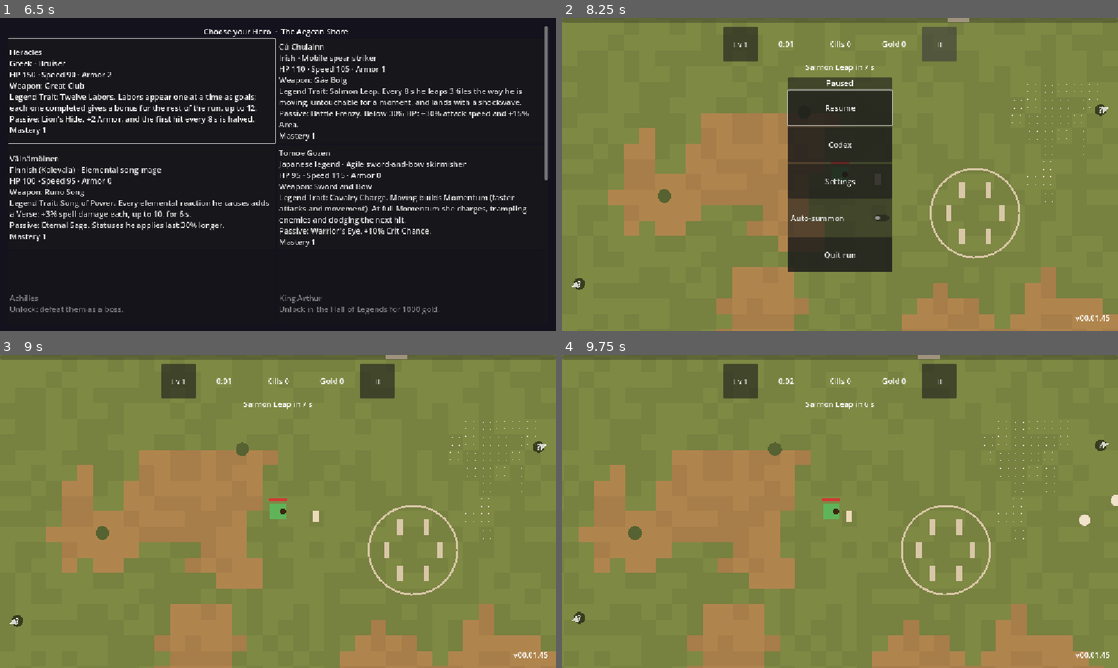
Above: before the commit, frames 1-4 (two rows, left to right).
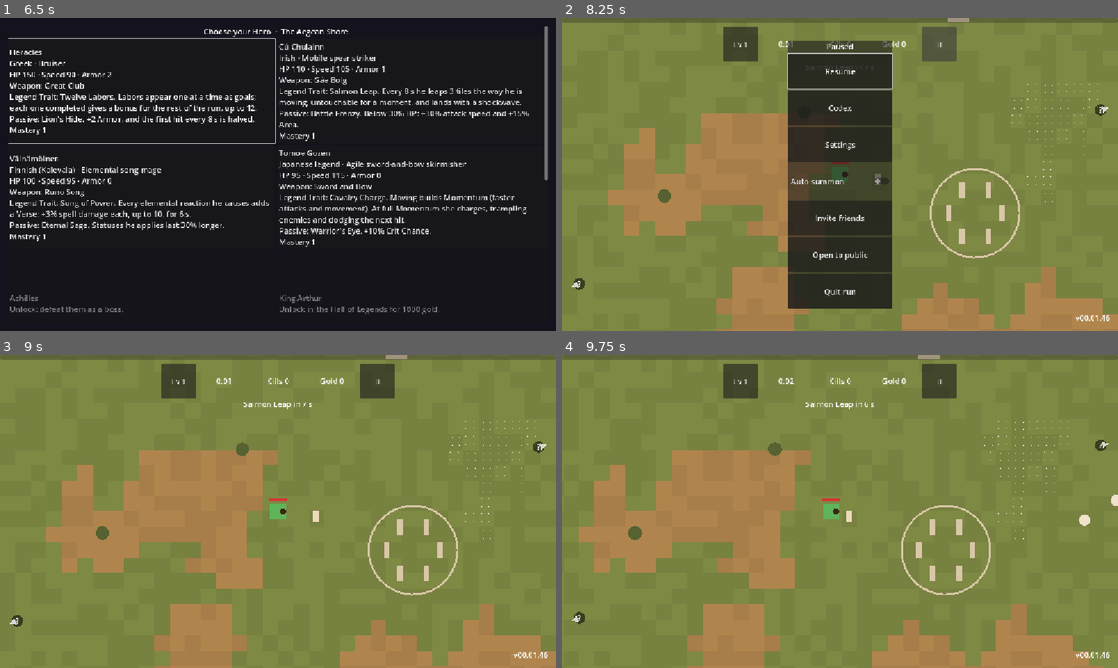
Above: after the commit, the same moments.

Repository: Zephino/Mythriven
Game: Godot game, scene res://scenes/main.tscn
Two runs of this game, one before a commit and one after it. Both use one fixed random seed, a clock stepped at 60 frames per second and the inputs below.
Inputs (mouse positions are in pixels of both pictures, inside the frame that each line leads up to):
- Up to frame 1 (6.5 s): click "Play" at 0.5 s; click "Back" at 1.25 s; click "Play" at 2 s; click "Co-op" at 2.75 s; click "Public Games" at 3.5 s; click "Hall of Legends" at 4.25 s; click "Leaderboard" at 5 s; click "Suggest a Feature" at 5.75 s
- Up to frame 2 (8.25 s): click "The Aegean Shore Best none ye…" at 6.5 s; click "Lv 1" at 7.25 s; click "II" at 8 s
- Up to frame 3 (9 s): click "Resume" at 8.75 s
- Up to frame 4 (9.75 s): tap Enter at 9.5 s; move the mouse to (962, 495) at 9.52 s; hold D (move_right) from 9.53 s (still down); hold Tab (level_badge) from 9.53 s (still down); click (962, 495) at 9.67 s

Frame 1 is identical in both runs. In frame 2, 9.4% of the frame differs, in the area x 40-99%, y 7-97%; in frame 3, less than 0.1%; in frame 4, less than 0.1%.

Commit message:
v00.01.46 Review: Invite friends or open to public during a solo run
Co-Authored-By: Claude Opus 5.5 <noreply@anthropic.com>
Claude-Session: https://claude.ai/code/session_015nF5Mw8v9R2Etpth2EQKF7

Diff:
--- a/localization/text.csv
+++ b/localization/text.csv
@@ -1168,3 +1168,10 @@
 UI_UPDATE_APP,Update app
 UI_UPDATE_IN_RUN,Finish or leave the run to update.
 UI_UPDATING,Getting the newest version…
+UI_INVITE_FRIENDS,Invite friends
+UI_OPEN_TO_PUBLIC,Open to public
+UI_GOING_ONLINE,Opening your game…
+UI_ONLINE_FRIENDS,"Friends can join with this code, even now."
+UI_ONLINE_PUBLIC,"On the Public Games list: anyone can join, even now."
+UI_MAKE_PUBLIC,Make public
+UI_MAKE_PRIVATE,Make friends-only (code)
--- a/project.godot
+++ b/project.godot
@@ -11,7 +11,7 @@
 [application]
 
 config/name="Mythriven"
-config/version="00.01.45"
+config/version="00.01.46"
 run/main_scene="res://scenes/main.tscn"
 config/features=PackedStringArray("4.7", "GL Compatibility")
 
--- a/scripts/core/main.gd
+++ b/scripts/core/main.gd
@@ -143,13 +143,14 @@
 
 ## The local player (and, in co-op, everyone in the lobby with their Heroes,
 ## side by side; ids match the lobby's). Each starts with their signature weapon.
+## A solo player has the host's id, so the run can go online later (Invite friends).
 func _spawn_players(world: WorldRoot, input: PlayerInput) -> Player:
 	var local: Player = null
 	var spread: float = Data.cfg_float("coop.spawn_spread_px")
-	var ids: PackedInt32Array = Net.player_ids() if Net.in_run() else PackedInt32Array([-1])
+	var ids: PackedInt32Array = Net.player_ids() if Net.in_run() else PackedInt32Array([LobbyService.HOST_ID])
 	for i: int in ids.size():
 		var id: int = ids[i]
-		var mine: bool = id == -1 or id == Net.my_id
+		var mine: bool = not Net.in_run() or id == Net.my_id
 		var hero_id: String = GameAuthority.selected_hero_id if mine else str(Net.roster[id].get("hero", ""))
 		var at := Vector2((i - (ids.size() - 1) * 0.5) * spread, 0.0)
 		var player: Player = GameAuthority.spawn_player(world, at, input if mine else null, mine, hero_id, id)
--- a/scripts/core/run_systems.gd
+++ b/scripts/core/run_systems.gd
@@ -192,6 +192,9 @@
 	add_child(director)
 	if Net.in_run():
 		_build_coop(world, enemies, spawner, level_up)
+	else:
+		# Invite friends (pause menu): the solo run can go online later.
+		Net.went_online.connect(func() -> void: _build_coop(world, enemies, spawner, level_up), CONNECT_ONE_SHOT)
 	if OS.is_debug_build():
 		for path: String in ["res://scripts/core/debug_actions_world.gd", "res://scripts/core/debug_actions_gods.gd",
 				"res://scripts/core/debug_actions_bosses.gd", "res://scripts/core/debug_actions_discoveries.gd"]:
@@ -204,6 +207,8 @@
 ## player's device, CoopClient shows it and the systems that decide things
 ## (spawning, the director) are switched off.
 func _build_coop(world: WorldRoot, enemies: EnemyManager, spawner: EnemySpawner, level_up: LevelUpScreen) -> void:
+	if coop_host != null or coop_client != null or not is_inside_tree():
+		return
 	add_child(CoopRevives.new())
 	add_child(CoopTether.new())
 	coop_turns = CoopTurns.new()
--- a/scripts/net/cloudflare_lobby.gd
+++ b/scripts/net/cloudflare_lobby.gd
@@ -46,6 +46,11 @@
 func set_info(level_id: String, version: String) -> void:
 	if is_open():
 		_socket.send_text(JSON.stringify({"t": "info", "level": level_id, "version": version}))
+
+
+func set_public(on: bool) -> void:
+	if is_open():
+		_socket.send_text(JSON.stringify({"t": "public", "on": on}))
 
 
 func kick(id: int) -> void:
--- a/scripts/net/lobby_service.gd
+++ b/scripts/net/lobby_service.gd
@@ -51,6 +51,11 @@
 	pass
 
 
+## Host only: put the game on the public list, or take it off (friends with the code can still join).
+func set_public(_on: bool) -> void:
+	pass
+
+
 ## Host only: removes a player from the lobby.
 func kick(_id: int) -> void:
 	pass
--- a/scripts/net/local_lobby.gd
+++ b/scripts/net/local_lobby.gd
@@ -66,6 +66,13 @@
 	_locked = false
 
 
+func set_public(on: bool) -> void:
+	if on and not _public.has(code):
+		_public[code] = {}
+	elif not on:
+		_public.erase(code)
+
+
 func set_info(level_id: String, version: String) -> void:
 	if _public.has(code):
 		_public[code] = {"level": level_id, "version": version}
--- a/scripts/net/net_lobby.gd
+++ b/scripts/net/net_lobby.gd
@@ -5,6 +5,42 @@
 ## the start. A player may arrive while a run is in progress (public and
 ## friend games alike): the host sends them LATE_START and CoopLateJoin adds
 ## their Hero to the run (GAME_DESIGN.md: Online co-op / Joining in progress).
+## A solo run can also go online from the pause menu (Invite friends), and the
+## host can put the game on the public list or take it off at any time.
+
+
+## Invite friends mid-run (owner request 10/31/2026): this solo run becomes a
+## co-op game hosted here. Friends join with the code (or from the public list
+## when `is_public`) straight into the run, the same as joining in progress.
+## Returns true when the lobby is opening (now_online follows).
+static func go_online(net: Node, is_public: bool) -> bool:
+	var run: RunState = GameAuthority.run
+	if net.active() or run == null or run.ended:
+		return false
+	net.host_game(GameAuthority.selected_hero_id, is_public)
+	net.level_id = str(run.level_data.get("id", net.level_id))
+	net.swift = Meta.swift
+	net.omens = OmenRules.active()
+	net.run_seed = run.seed_value
+	return true
+
+
+## The lobby for a solo run is open: the run is now this host's co-op run.
+static func now_online(net: Node) -> void:
+	net.state = net.State.IN_RUN
+	net.roster[net.my_id]["here"] = false
+	net.lobby.lock()
+	net.went_online.emit()
+
+
+## Host: list the game publicly, or make it friends-only (code) again.
+static func set_public(net: Node, on: bool) -> void:
+	if not net.is_host():
+		return
+	net.public_game = on
+	net.lobby.set_public(on)
+	net.tell_public_list()
+	net.changed.emit()
 
 
 static func host_message(net: Node, from: int, msg: Array) -> void:
--- a/scripts/net/net_session.gd
+++ b/scripts/net/net_session.gd
@@ -14,6 +14,8 @@
 signal run_starting
 ## Host: a player joined the run in progress (CoopHost adds their Hero).
 signal late_joined(id: int)
+## A solo run went online (Invite friends in the pause menu): RunSystems adds co-op to it.
+signal went_online
 
 enum State { OFF, CONNECTING, LOBBY, IN_RUN }
 
@@ -98,6 +100,16 @@
 	lobby.join(join_code)
 
 
+## Invite friends mid-run: this solo run becomes a co-op game hosted here (NetLobby).
+func host_running_game(is_public: bool) -> void:
+	_from_run = NetLobby.go_online(self, is_public)
+
+
+## Host: list the game publicly, or make it friends-only (code) again.
+func set_public(on: bool) -> void:
+	NetLobby.set_public(self, on)
+
+
 ## Leaves the lobby or the run (the host leaving ends it for everyone).
 ## `reason`: a translation key shown on the Co-op screen ("" when the player chose to leave).
 func leave(reason: String = "") -> void:
@@ -167,6 +179,8 @@
 
 
 var _pending_hero: String = ""
+## True while a solo run is going online (host_running_game).
+var _from_run: bool = false
 
 
 func _open() -> void:
@@ -193,6 +207,7 @@
 	state = State.OFF
 	roster = {}
 	public_game = false
+	_from_run = false
 	joined_late = false
 	my_id = 0
 	code = ""
@@ -222,8 +237,11 @@
 	my_id = id
 	code = lobby_code
 	state = State.LOBBY
-	if is_host():
-		_tell_public_list()
+	if is_host() and _from_run:
+		_from_run = false
+		NetLobby.now_online(self)
+	if is_host():
+		tell_public_list()
 	else:
 		send(LobbyService.HOST_ID, [NetMsg.HELLO, version(), _pending_hero])
 	changed.emit()
@@ -260,11 +278,11 @@
 func broadcast_roster() -> void:
 	if is_host():
 		send(LobbyService.EVERYONE, [NetMsg.ROSTER, roster, level_id, swift])
-		_tell_public_list()
+		tell_public_list()
 
 
 ## Public games: what the public list shows about this game.
-func _tell_public_list() -> void:
+func tell_public_list() -> void:
 	if public_game and lobby != null:
 		lobby.set_info(level_id, version())
 
--- a/scripts/ui/pause_menu.gd
+++ b/scripts/ui/pause_menu.gd
@@ -6,6 +6,9 @@
 ## of the run's gold from 5:00, none before). The run
 ## timer stops while it's open (GAME_DESIGN.md: Pauses and turns). It doesn't
 ## open over the level-up screen, a chest reveal, or a god choice.
+## Online (owner request 10/31/2026): a solo run can Invite friends (a code)
+## or Open to public, and becomes a co-op game hosted here without stopping;
+## the host can then switch between public and friends-only at any time.
 
 ## Screens that, while open, keep the pause menu from opening.
 var blockers: Array[CanvasLayer] = []
@@ -15,6 +18,10 @@
 var _resume: Button
 var _auto: CheckButton
 var _buttons: Array[Control] = []
+var _online: VBoxContainer
+## True when this menu paused the game (a solo run), so closing it unpauses
+## even if the run has gone online in the meantime.
+var _paused_here: bool = false
 
 
 func _ready() -> void:
@@ -46,11 +53,11 @@
 	box.add_child(auto)
 	_buttons.append(auto)
 	_auto = auto
+	_online = VBoxContainer.new()
+	box.add_child(_online)
 	_add_button(box, "UI_QUIT_RUN", _on_quit)
-	var count: int = _buttons.size()
-	for i: int in count:
-		_buttons[i].focus_neighbor_top = _buttons[i].get_path_to(_buttons[(i - 1 + count) % count])
-		_buttons[i].focus_neighbor_bottom = _buttons[i].get_path_to(_buttons[(i + 1) % count])
+	Net.changed.connect(_build_online)
+	_link_focus()
 	visible = false
 
 
@@ -72,8 +79,10 @@
 			return
 	visible = true
 	# Co-op: the pause menu is only an overlay; the game keeps running (GAME_DESIGN.md: Fairness rules).
-	if not Net.in_run():
+	_paused_here = not Net.in_run()
+	if _paused_here:
 		get_tree().paused = true
+	_build_online()
 	_resume.grab_focus()
 
 
@@ -81,7 +90,8 @@
 	if not visible:
 		return
 	visible = false
-	if not Net.in_run():
+	if _paused_here:
+		_paused_here = false
 		get_tree().paused = false
 
 
@@ -108,6 +118,58 @@
 	add_child(codex)
 
 
+## Invite friends / Open to public (solo), or the game code and a public ↔
+## friends-only switch (hosting). Nothing while playing in someone else's game.
+func _build_online() -> void:
+	if _online == null or not visible:
+		return
+	for child: Node in _online.get_children():
+		child.queue_free()
+	if OnlineConfig.lobby_url() == "" and Net.service_override == null:
+		return
+	if not Net.active():
+		_add_online_button("UI_INVITE_FRIENDS", func() -> void: Net.host_running_game(false))
+		_add_online_button("UI_OPEN_TO_PUBLIC", func() -> void: Net.host_running_game(true))
+	elif Net.state == Net.State.CONNECTING:
+		_add_online_line(tr("UI_GOING_ONLINE"))
+	elif Net.is_host():
+		_add_online_line(tr("UI_COOP_CODE") % Net.code)
+		_add_online_line(tr("UI_ONLINE_PUBLIC" if Net.public_game else "UI_ONLINE_FRIENDS"))
+		_add_online_button("UI_MAKE_PRIVATE" if Net.public_game else "UI_MAKE_PUBLIC", func() -> void: Net.set_public(not Net.public_game))
+
+
+func _add_online_button(key: String, on_pressed: Callable) -> void:
+	var button := Button.new()
+	button.text = key
+	button.custom_minimum_size = Vector2(Data.cfg_float("ui.min_touch_target_px") * 3.0, Data.cfg_float("ui.min_touch_target_px"))
+	button.pressed.connect(on_pressed)
+	_online.add_child(button)
+	_link_focus.call_deferred()
+
+
+## Up / down (keyboard, D-pad) moves through every button in order, wrapping.
+func _link_focus() -> void:
+	var order: Array[Control] = []
+	for button: Control in _buttons:
+		if button == _buttons.back():
+			for online: Node in _online.get_children():
+				if online is Button and not online.is_queued_for_deletion():
+					order.append(online)
+		order.append(button)
+	var count: int = order.size()
+	for i: int in count:
+		order[i].focus_neighbor_top = order[i].get_path_to(order[(i - 1 + count) % count])
+		order[i].focus_neighbor_bottom = order[i].get_path_to(order[(i + 1) % count])
+
+
+func _add_online_line(text: String) -> void:
+	var line := Label.new()
+	line.auto_translate_mode = Node.AUTO_TRANSLATE_MODE_DISABLED
+	line.text = text
+	line.horizontal_alignment = HORIZONTAL_ALIGNMENT_CENTER
+	_online.add_child(line)
+
+
 ## Quitting keeps 10% of the run's gold from 5:00, none before (Banking).
 func _on_quit() -> void:
 	Meta.quit_run()
--- a/tests/test_coop.gd
+++ b/tests/test_coop.gd
@@ -356,3 +356,26 @@
 	for id: String in player.passives:
 		total += int(player.passives[id])
 	return total
+
+
+func test_a_solo_run_can_invite_friends_and_switch_public_or_private() -> void:
+	GameAuthority.start_run("aegean_shore")
+	GameAuthority.selected_hero_id = "heracles"
+	var host: Node = _session()
+	var online: Array[bool] = []
+	host.connect("went_online", func() -> void: online.append(true))
+	host.call("host_running_game", false)
+	await _wait_frames(3)
+	assert_eq(online, [true] as Array[bool], "the solo run went online")
+	assert_eq(int(host.get("state")), Net.State.IN_RUN, "still the same run, now hosted here")
+	assert_eq(int(host.get("run_seed")), GameAuthority.run.seed_value, "friends get the same map")
+	assert_true(PublicGameList.offered(LocalLobby.public_games()).is_empty(), "friends-only: not listed")
+	host.call("set_public", true)
+	assert_eq(PublicGameList.offered(LocalLobby.public_games()).size(), 1, "now on the public list")
+	var friend: Node = _session()
+	friend.call("join_game", host.get("code"), "atalanta")
+	await _wait_frames(8)
+	assert_true(bool(friend.get("joined_late")), "a friend joins straight into the run")
+	host.call("set_public", false)
+	assert_true(PublicGameList.offered(LocalLobby.public_games()).is_empty(), "back to friends-only")
+	GameAuthority.selected_hero_id = ""
Not shown, changed: CHANGELOG.md
Not shown, changed: GAME_DESIGN.md
Not shown, changed: VERSION
Not shown, changed: docs/AI_STATUS.md
Not shown, changed: leaderboard-api/src/lobby.js
Not shown, changed: leaderboard-api/test/lobby.test.js
